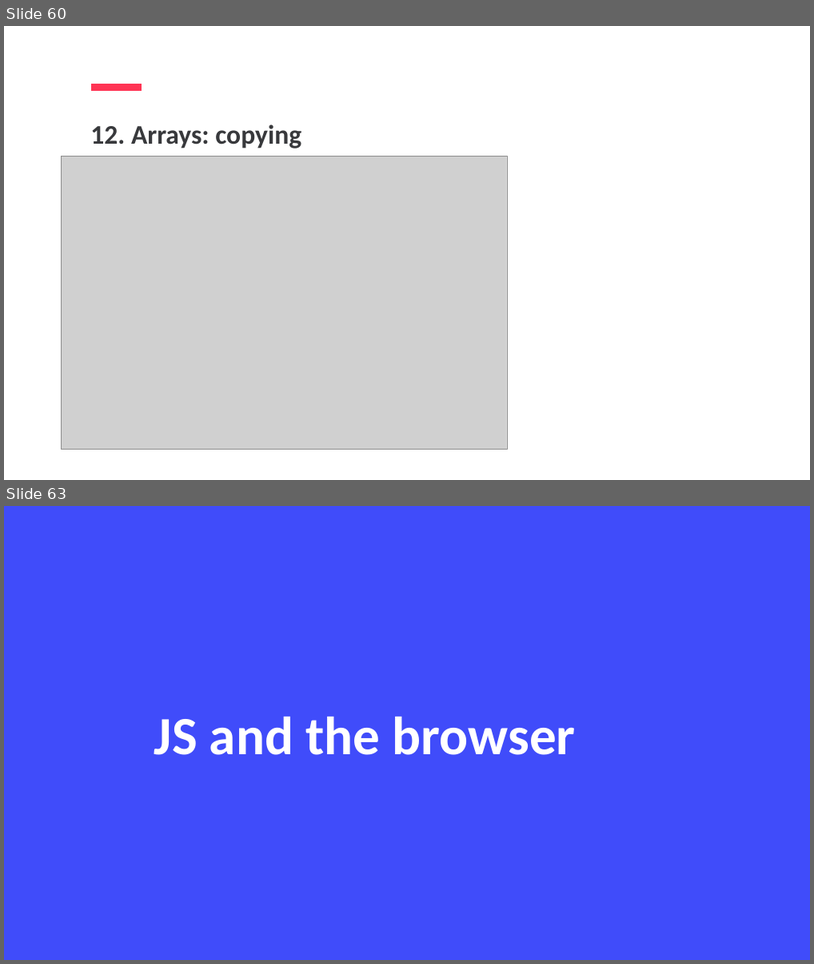
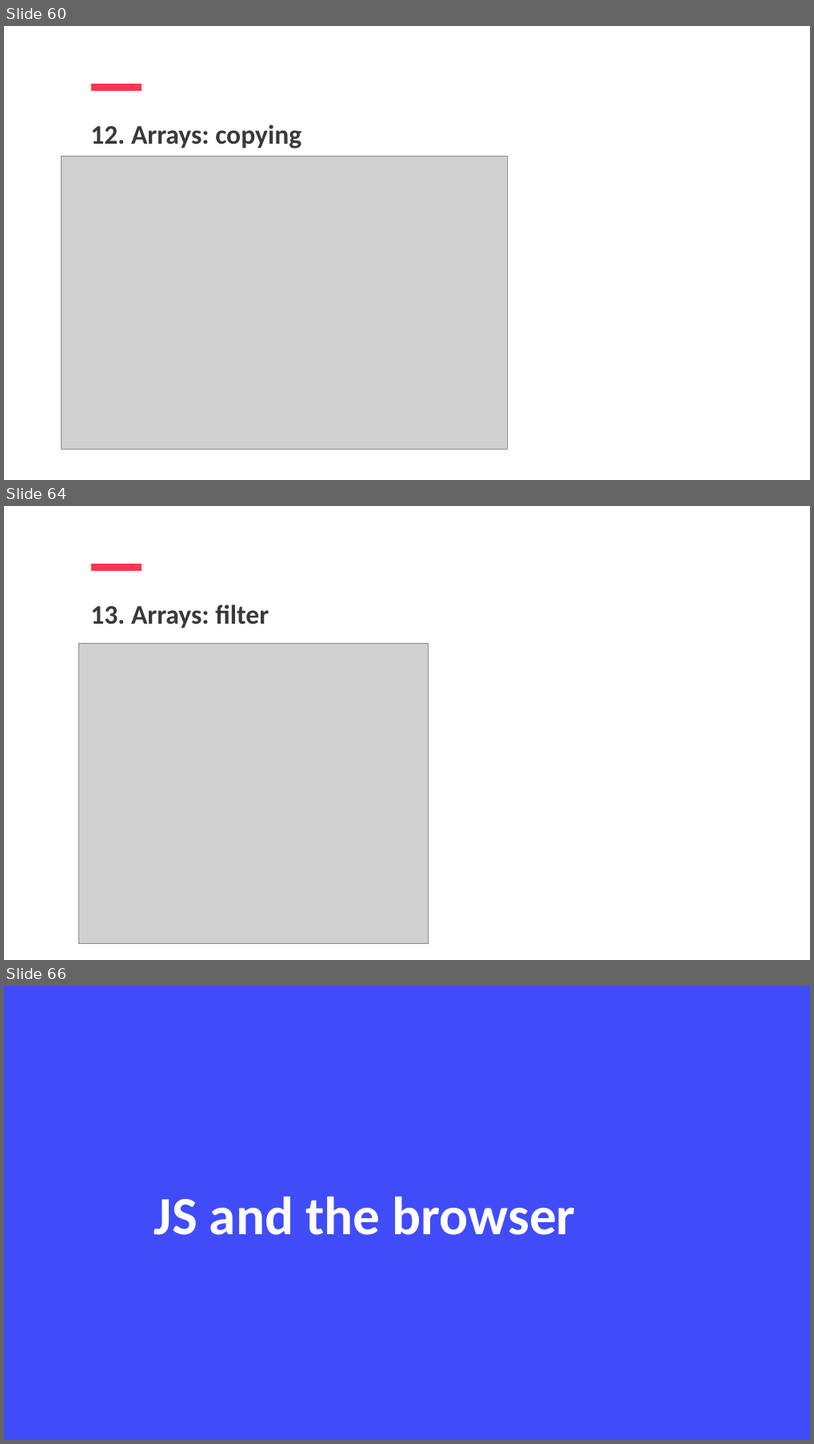
Before and after one commit to jpotapova/js-lecture-1, a slide deck: JS1-Jelizaveta-Potapova.pptx. Shown one above the other, each under a label of ours: slides 60 and 63 before the commit, slides 60, 64 and 66 after it; the slides between them are not shown. The pictures are 814x964 and 814x1444 pixels, drawn with LibreOffice and Linux fonts; fonts in the diff are those of the drawing; grey boxes stand for pictures. Boxes give left, top, right and bottom in pixels: in the first picture for what was removed or moved away, otherwise in the second. Text is boxed around its words. In the diff, an @@ line names an element or a change of style, - is before the commit and + after.

```diff
--- a/JS1-Jelizaveta-Potapova.pptx
+++ b/JS1-Jelizaveta-Potapova.pptx
@@ slide 64 added at box(4, 506, 810, 960), background #FFFFFF @@
@@ line added from (91, 567) to (142, 567), #FF3454 16 pt @@
@@ text added at box(90, 604, 269, 628), 64 pt, text #38393C, bold @@
+13. Arrays: filter
@@ picture added at box(78, 643, 428, 944) @@
@@ what was slide 63 is now slide 66 @@
```
Also in this commit, not shown: 5 slides changed, 3 other slides added.
